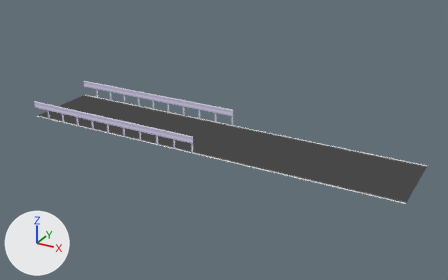
Before and after pictures for a commit that changed the Blender file blender_files/Gift_Plane/Gift_Plane.blend.
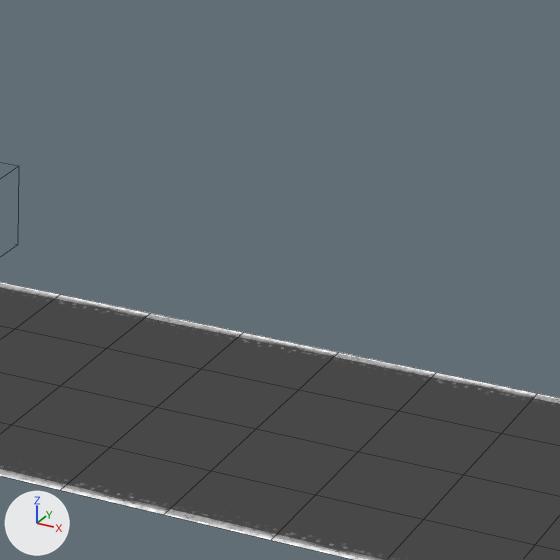
Each version is shown whole from a 50 mm camera at (19.14, -24.69, 12.39) aimed at (5.62, -0.12, 0.11), then close up on the part from 53% to 78% of the width and 26% to 64% of the height. The axes (+X, +Y, +Z) are drawn at lower left. The lights are the same throughout. The first two pictures are the older version. The close-ups show mesh edges as thin lines.

The first close-up shows 'Front Rail Hitbox Object', 'Road Object.001'.
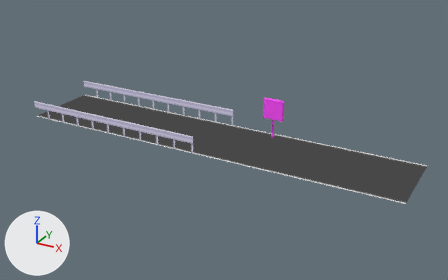
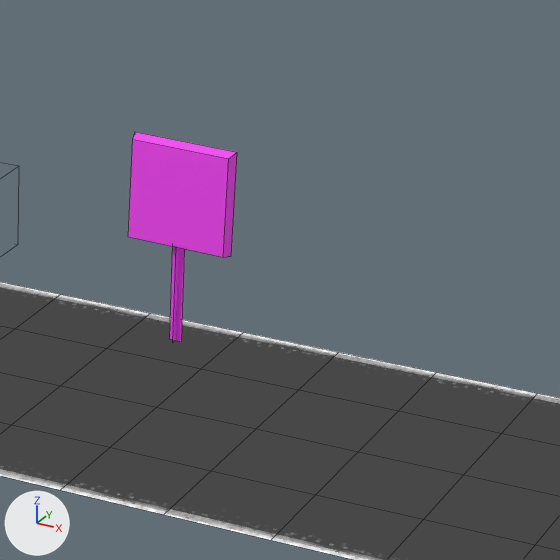
Commit message: Created sign

Where the change shows, as pixel boxes [x1, y1, x2, y2] in the close-ups (560 x 560 px):
'Sign', added (pink): after [128, 132, 237, 257]
'Sign Pole', added (pink): after [170, 246, 185, 342]
'Sign Pole.001', added: after [173, 247, 179, 342]

The change, as a list of edits to the scene's bpy script:
```text
Add mat_sign_material:
    mat_sign_material = principled_material('Sign Material')
    mat_sign_material.base_color = (1.0, 0.2, 1.0)  # pink #ff7cff
    mat_sign_material.metallic = 1.0
    mat_sign_material.roughness = 1.0
Add me_plane_001:
    me_plane_001.from_pydata([(-0.062, 0.0, -0.5), (0.062, 0.0, -0.5), (-0.062, 0.0, 0.5), (0.062, 0.0, 0.5)], [], [(0, 1, 3, 2)])
    me_plane_001.materials.append(mat_sign_material)  # pink #ff7cff
Add me_plane:
    me_plane.from_pydata([(-0.062, 0.0, -0.5), (0.062, 0.0, -0.5), (-0.062, 0.0, 0.5), (0.062, 0.0, 0.5)], [], [(0, 1, 3, 2)])
    me_plane.materials.append(mat_sign_material)  # pink #ff7cff
Add me_cube:
    me_cube.from_pydata([(-0.5, -0.062, -0.5), (-0.5, -0.062, 0.5), (-0.531, 0.062, -0.531), (-0.531, 0.062, 0.531), (0.5, -0.062, -0.5), (0.5, -0.062, 0.5), (0.531, 0.062, -0.531), (0.531, 0.062, 0.531)], [], [(0, 1, 3, 2), (2, 3, 7, 6), (6, 7, 5, 4), (4, 5, 1, 0), (2, 6, 4, 0), (7, 3, 1, 5)])
    me_cube.materials.append(mat_sign_material)  # pink #ff7cff
Add ob_sign_pole_001:
    ob_sign_pole_001 = bpy.data.objects.new('Sign Pole.001', me_plane_001)
    ob_sign_pole_001.location = (7.5, 1.5, 0.5)
    ob_sign_pole_001.rotation_euler = (0.0, 0.0, 1.571)  # degrees (0, 0, 90)
Add ob_sign_pole:
    ob_sign_pole = bpy.data.objects.new('Sign Pole', me_plane)
    ob_sign_pole.location = (7.5, 1.5, 0.5)
Add ob_sign:
    ob_sign = bpy.data.objects.new('Sign', me_cube)
    ob_sign.location = (7.5, 1.5, 1.5)
    ob_sign.rotation_euler = (0.0, 0.0175, 0.0)  # degrees (0, 1, 0)
```
